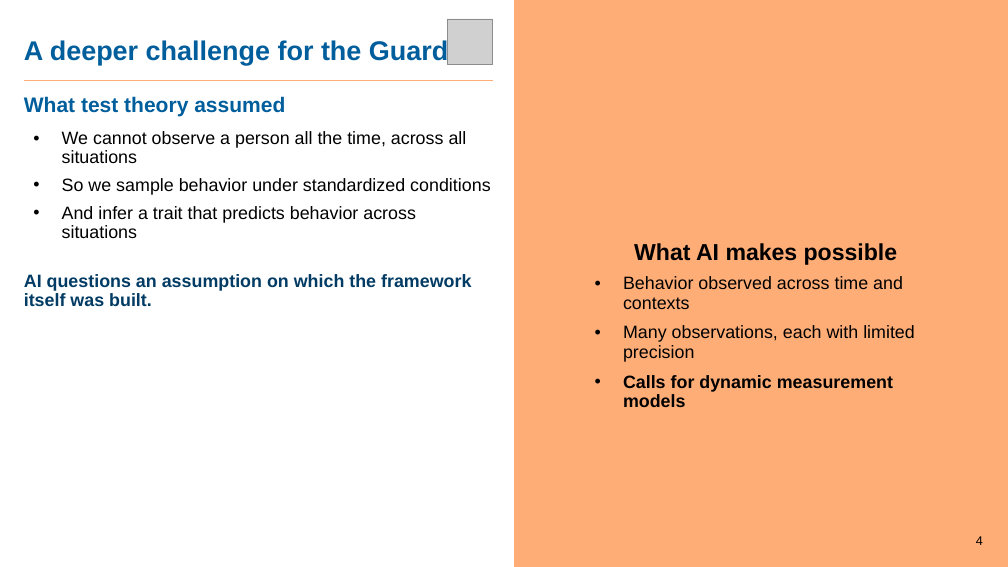
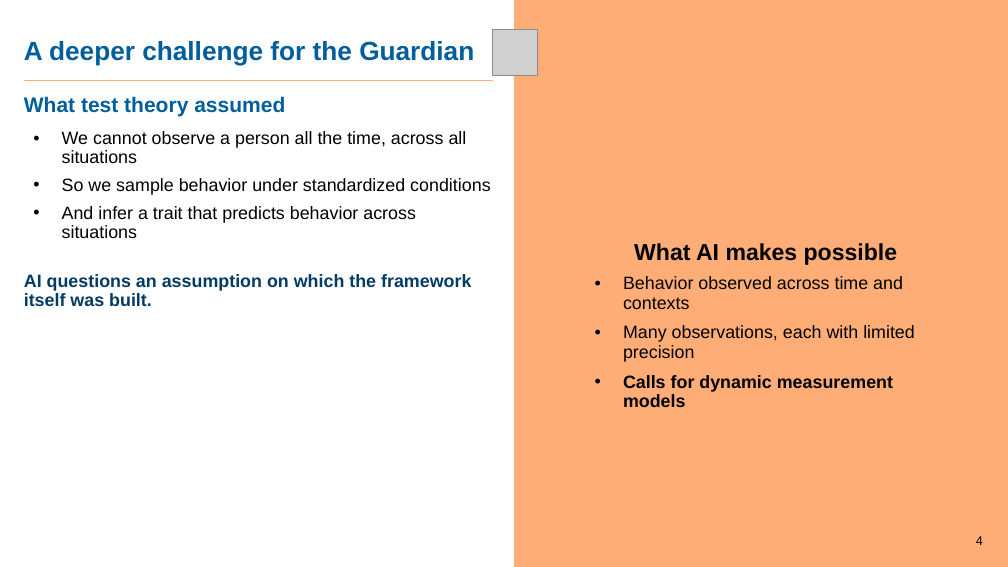
Before and after one commit to dbetebenner/AIME_2026_Panel_Presentation, a slide deck: slide 4 of Assets/Frank_Rijmen/Rijmen_AIME2026_provocation_Cambium.pptx. Drawn at 1008x567 pixels with LibreOffice and Linux fonts; fonts in the diff are those of the drawing; grey boxes stand for pictures. Boxes give left, top, right and bottom in pixels: in the first picture for what was removed or moved away, otherwise in the second. Text is boxed around its words. In the diff, an @@ line names an element or a change of style, - is before the commit and + after.

```diff
--- a/Assets/Frank_Rijmen/Rijmen_AIME2026_provocation_Cambium.pptx
+++ b/Assets/Frank_Rijmen/Rijmen_AIME2026_provocation_Cambium.pptx
@@ title "A deeper challenge for the ..." at box(24, 41, 474, 65): size 25.8 to 25 pt @@
@@ picture: place and size @@
-picture at box(448, 19, 493, 64)
+picture at box(492, 29, 538, 75)
```
Also in this commit, not shown: 2 other slides changed, 3 other files.
